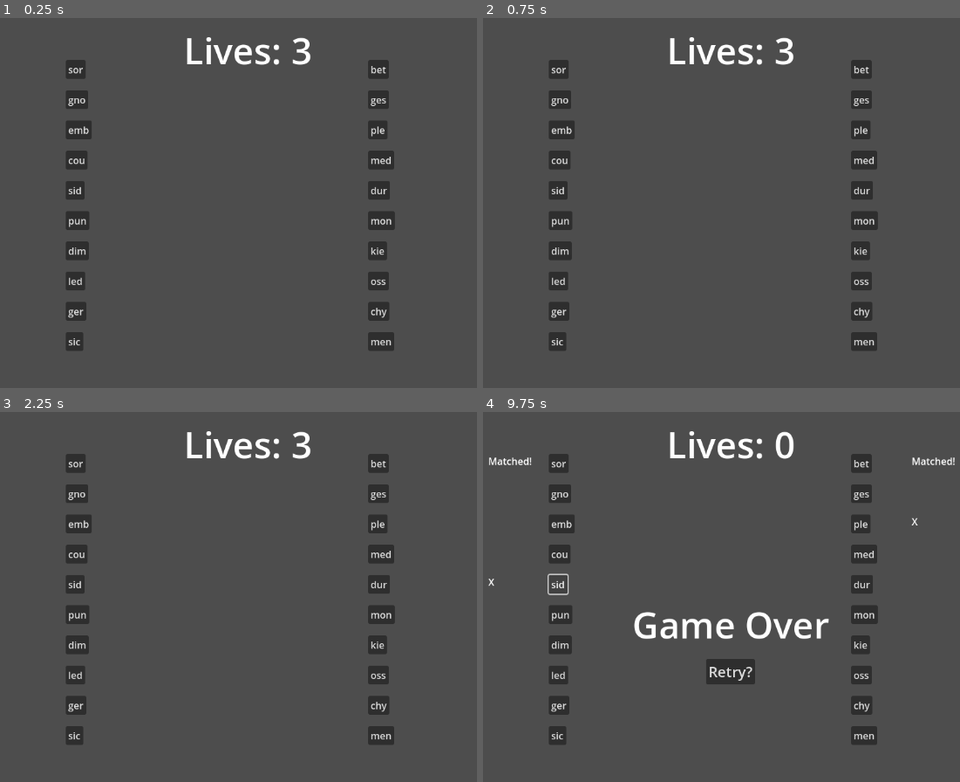
Above: before the commit, frames 1-4 (two rows, left to right).
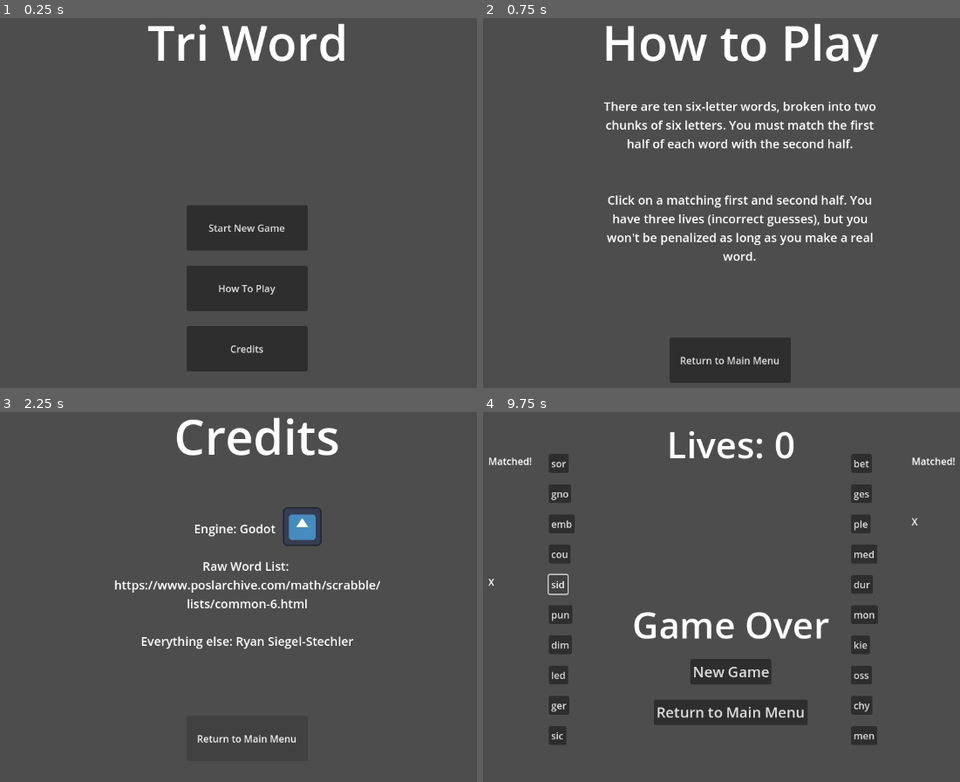
Above: after the commit, the same moments.

Repository: sparky-rss/wordproject
Game: Godot game, scene res://mainmenu.tscn
Two runs of this game, one before a commit and one after it. Both use one fixed random seed, a clock stepped at 60 frames per second and the inputs below. Before the commit the project starts from res://main.tscn. The engine's default icon, where the game draws it, is replaced by a stand-in: a white triangle on a blue panel in a dark square.
Inputs (mouse positions are in pixels of both pictures, inside the frame that each line leads up to):
- Up to frame 1 (0.25 s): no input
- Up to frame 2 (0.75 s): click (731, 288) at 0.5 s, where only the run after the commit has a clickable "How To Play"
- Up to frame 3 (2.25 s): click (248, 756) at 1.25 s, where only the run after the commit has a clickable "Return to Main Menu"; click (248, 741) at 2 s, where only the run after the commit has a clickable "Credits"
- Up to frame 4 (9.75 s): click (731, 737) at 2.75 s, where only the run after the commit has a clickable "Return to Main Menu"; click (731, 622) at 3.5 s, where only the run after the commit has a clickable "Start New Game"; click "sor" at 4.25 s; click "bet" at 5 s; click "mon" at 5.75 s; click "emb" at 6.5 s; click "oss" at 7.25 s; click "cou" at 8 s; click "ple" at 8.75 s; click "sid" at 9.5 s

The runs differ from the first frame. In frame 1, 15% of the frame differs, in the area x 13-83%, y 1-96%; in frame 2, 13%; in frame 3, 8.3%; in frame 4, 2.6%.

Commit message:
Setting up main menu/how to play/credits screens

Diff:
--- /dev/null
+++ b/credits.tscn
@@ -0,0 +1,48 @@
+[gd_scene load_steps=3 format=3 uid="uid://cbthdt1olot8g"]
+
+[ext_resource type="Script" uid="uid://b7e0ilt8c57tg" path="res://howtoplay.gd" id="1_r18jl"]
+[ext_resource type="Texture2D" uid="uid://claq88m5tiai8" path="res://icon.svg" id="2_gryuy"]
+
+[node name="credits" type="Node2D"]
+script = ExtResource("1_r18jl")
+
+[node name="Camera2D" type="Camera2D" parent="."]
+
+[node name="Label" type="Label" parent="."]
+offset_left = -212.0
+offset_top = -325.0
+offset_right = 245.0
+offset_bottom = -215.0
+theme_override_font_sizes/font_size = 80
+text = "Credits"
+horizontal_alignment = 1
+
+[node name="Label2" type="Label" parent="."]
+offset_left = -228.0
+offset_top = -162.0
+offset_right = 229.0
+offset_bottom = 207.0
+theme_override_font_sizes/font_size = 20
+text = "
+Engine: Godot
+
+Raw Word List:
+https://www.poslarchive.com/math/scrabble/lists/common-6.html
+
+Everything else: Ryan Siegel-Stechler"
+horizontal_alignment = 1
+autowrap_mode = 2
+
+[node name="ReturnToMenuButton" type="Button" parent="."]
+offset_left = -100.0
+offset_top = 193.0
+offset_right = 100.0
+offset_bottom = 268.0
+text = "Return to Main Menu"
+
+[node name="Icon" type="Sprite2D" parent="."]
+position = Vector2(91, -120)
+scale = Vector2(0.5, 0.5)
+texture = ExtResource("2_gryuy")
+
+[connection signal="pressed" from="ReturnToMenuButton" to="." method="_on_return_to_menu_button_pressed"]
--- /dev/null
+++ b/howtoplay.gd
@@ -0,0 +1,4 @@
+extends Node2D
+
+func _on_return_to_menu_button_pressed() -> void:
+	get_tree().change_scene_to_file("res://mainmenu.tscn")
--- /dev/null
+++ b/howtoplay.tscn
@@ -0,0 +1,40 @@
+[gd_scene load_steps=2 format=3 uid="uid://b47mvmn50w1xg"]
+
+[ext_resource type="Script" uid="uid://b7e0ilt8c57tg" path="res://howtoplay.gd" id="1_k11ng"]
+
+[node name="howtoplay" type="Node2D"]
+script = ExtResource("1_k11ng")
+
+[node name="Camera2D" type="Camera2D" parent="."]
+
+[node name="Label" type="Label" parent="."]
+offset_left = -212.0
+offset_top = -325.0
+offset_right = 245.0
+offset_bottom = -215.0
+theme_override_font_sizes/font_size = 80
+text = "How to Play"
+horizontal_alignment = 1
+
+[node name="Label2" type="Label" parent="."]
+offset_left = -212.0
+offset_top = -209.0
+offset_right = 245.0
+offset_bottom = 160.0
+theme_override_font_sizes/font_size = 20
+text = "
+There are ten six-letter words, broken into two chunks of six letters. You must match the first half of each word with the second half.
+
+
+Click on a matching first and second half. You have three lives (incorrect guesses), but you won't be penalized as long as you make a real word."
+horizontal_alignment = 1
+autowrap_mode = 2
+
+[node name="ReturnToMenuButton" type="Button" parent="."]
+offset_left = -100.0
+offset_top = 219.0
+offset_right = 100.0
+offset_bottom = 294.0
+text = "Return to Main Menu"
+
+[connection signal="pressed" from="ReturnToMenuButton" to="." method="_on_return_to_menu_button_pressed"]
--- a/main.tscn
+++ b/main.tscn
@@ -86,6 +86,23 @@
 grow_horizontal = 2
 grow_vertical = 2
 theme_override_font_sizes/font_size = 24
-text = "Retry?"
+text = "New Game"
+
+[node name="MainMenuButton" type="Button" parent="."]
+visible = false
+anchors_preset = 8
+anchor_left = 0.5
+anchor_top = 0.5
+anchor_right = 0.5
+anchor_bottom = 0.5
+offset_left = -40.0
+offset_top = 166.0
+offset_right = 41.0
+offset_bottom = 208.0
+grow_horizontal = 2
+grow_vertical = 2
+theme_override_font_sizes/font_size = 24
+text = "Return to Main Menu"
 
 [connection signal="pressed" from="Retry" to="." method="_on_retry_pressed"]
+[connection signal="pressed" from="MainMenuButton" to="." method="_on_main_menu_button_pressed"]
--- /dev/null
+++ b/mainmenu.gd
@@ -0,0 +1,10 @@
+extends Node2D
+
+func _on_start_game_button_pressed() -> void:
+	get_tree().change_scene_to_file("res://main.tscn")
+
+func _on_how_to_play_button_pressed() -> void:
+	get_tree().change_scene_to_file("res://howtoplay.tscn")
+
+func _on_credits_button_pressed() -> void:
+	get_tree().change_scene_to_file("res://credits.tscn")
--- /dev/null
+++ b/mainmenu.tscn
@@ -0,0 +1,42 @@
+[gd_scene load_steps=2 format=3 uid="uid://bkjpbwsbu1f"]
+
+[ext_resource type="Script" uid="uid://sm7gpbegacvp" path="res://mainmenu.gd" id="1_flfoa"]
+
+[node name="mainmenu" type="Node2D"]
+script = ExtResource("1_flfoa")
+
+[node name="Camera2D" type="Camera2D" parent="."]
+
+[node name="Label" type="Label" parent="."]
+offset_left = -165.0
+offset_top = -325.0
+offset_right = 139.0
+offset_bottom = -215.0
+theme_override_font_sizes/font_size = 80
+text = "Tri Word"
+horizontal_alignment = 1
+
+[node name="StartGameButton" type="Button" parent="."]
+offset_left = -100.0
+offset_right = 100.0
+offset_bottom = 75.0
+text = "Start New Game"
+
+[node name="HowToPlayButton" type="Button" parent="."]
+offset_left = -100.0
+offset_top = 100.0
+offset_right = 100.0
+offset_bottom = 175.0
+text = "How To Play
+"
+
+[node name="CreditsButton" type="Button" parent="."]
+offset_left = -100.0
+offset_top = 200.0
+offset_right = 100.0
+offset_bottom = 275.0
+text = "Credits"
+
+[connection signal="pressed" from="StartGameButton" to="." method="_on_start_game_button_pressed"]
+[connection signal="pressed" from="HowToPlayButton" to="." method="_on_how_to_play_button_pressed"]
+[connection signal="pressed" from="CreditsButton" to="." method="_on_credits_button_pressed"]
--- a/node_2d.gd
+++ b/node_2d.gd
@@ -1801,11 +1801,13 @@
 	is_game_over = true
 	get_node("GameOver").show()
 	get_node("Retry").show()
+	get_node("MainMenuButton").show()
 
 func you_win():
 	is_game_over = true
 	get_node("YouWin").show()
 	get_node("Retry").show()
+	get_node("MainMenuButton").show()
 
 func move_left_cursor(target_position : Vector2):
 	get_node("LeftCursor").position.y = target_position.y
@@ -1833,3 +1835,6 @@
 
 func _on_retry_pressed() -> void:
 	get_tree().change_scene_to_file("res://main.tscn")
+
+func _on_main_menu_button_pressed() -> void:
+	get_tree().change_scene_to_file("res://mainmenu.tscn")
--- a/project.godot
+++ b/project.godot
@@ -11,7 +11,7 @@
 [application]
 
 config/name="WordProject"
-run/main_scene="uid://bp6cdrgsbtrj6"
+run/main_scene="uid://bkjpbwsbu1f"
 config/features=PackedStringArray("4.4", "GL Compatibility")
 config/icon="res://icon.svg"
 
Not shown, added: howtoplay.gd.uid
Not shown, added: mainmenu.gd.uid
Not shown, changed: WordProject.pck
